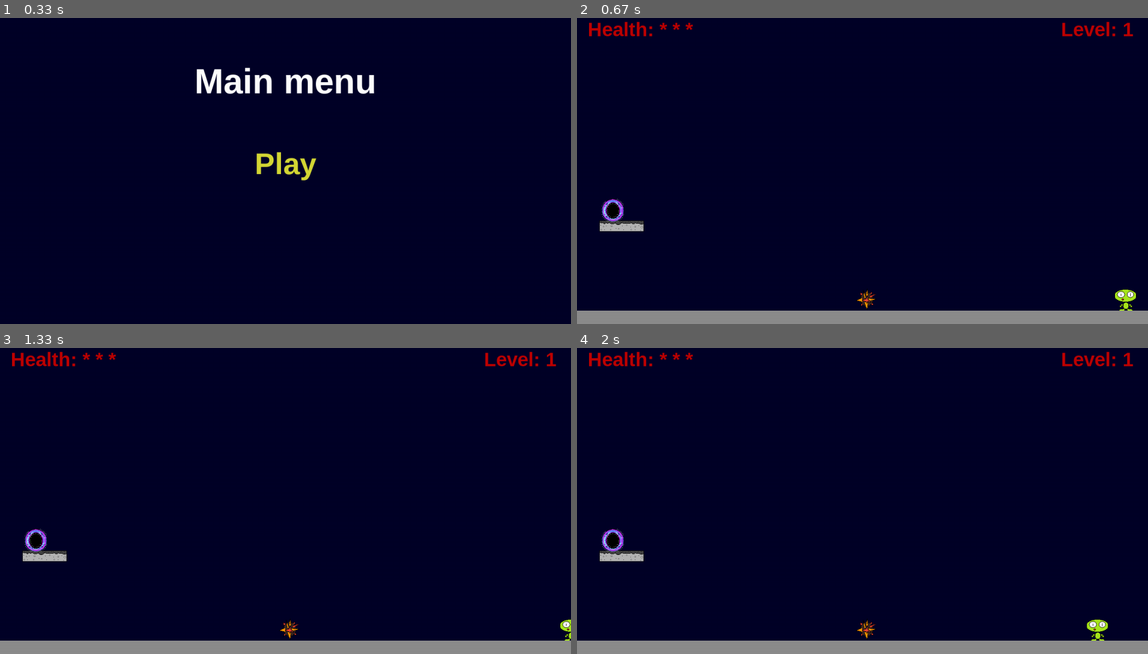
Above: before the commit, frames 1-4 (two rows, left to right).
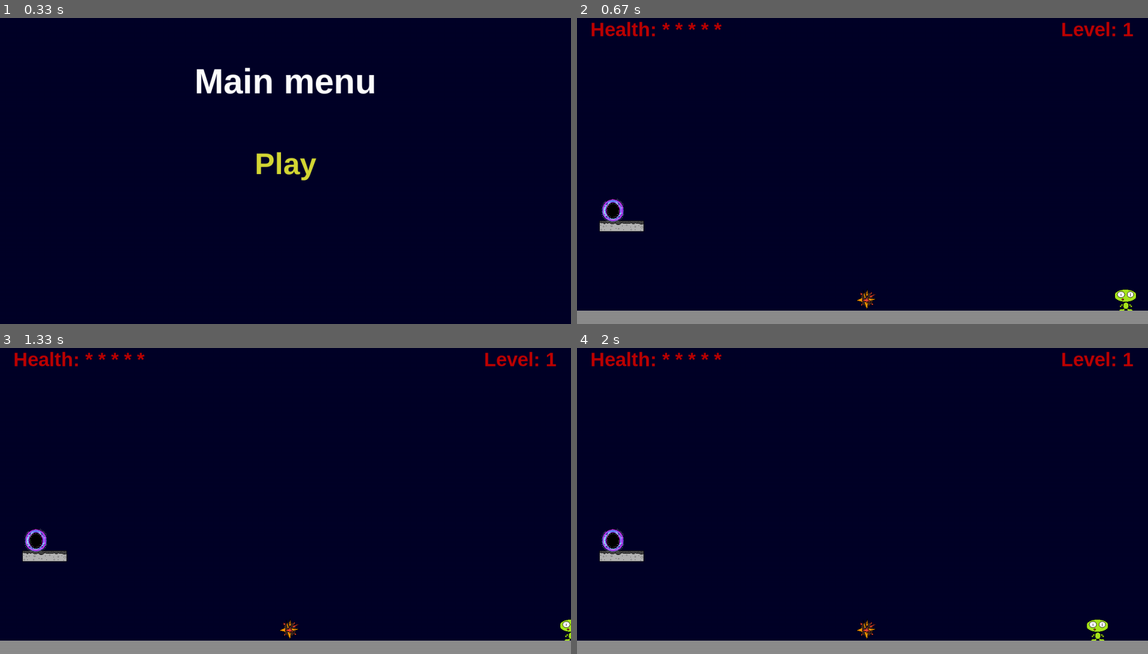
Above: after the commit, the same moments.

Repository: lapatinn/ot-harjoitustyo
Game: pygame game, started from src/main.py
The game is run twice, just before and just after one commit, with the same random seed, the same clock (stepped at 60 frames per second) and the same inputs.
Inputs (mouse positions are in pixels of both pictures, inside the frame that each line leads up to):
- Up to frame 1 (0.33 s): no input
- Up to frame 2 (0.67 s): click "Play" at 0.38 s
- Up to frame 3 (1.33 s): hold D 0.67-1.13 s; move the mouse to (262, 507) at 0.7 s
- Up to frame 4 (2 s): hold A from 1.67 s (still down)

Frame 1 is identical in both runs. In frame 2, 0.5% of the frame differs, in the area x 2-26%, y 1-7%; in frame 3, 0.5%; in frame 4, 0.5%.

Commit message:
Add function for resetting player acceleration when switching levels. Change health to be 5 instead of 3

Diff:
--- a/src/level.py
+++ b/src/level.py
@@ -101,6 +101,7 @@
                 self.level_id += 1
                 self.clear_groups()
                 self.generate()
+                self.player.reset_acc()
                 self.player.reset_pos()
                 return True
 
--- a/src/sprites/player.py
+++ b/src/sprites/player.py
@@ -37,7 +37,7 @@
         self.moveleft = False
         self.moveright = False
 
-        self.health = 3
+        self.health = 5
 
     def move(self):
         """Checks player movement direction, controls player position with acceleration."""
@@ -108,11 +108,18 @@
         self.pos = Vec((SCREEN_WIDTH - self.rect.width,
                        SCREEN_HEIGHT - 30))
 
+    def reset_acc(self):
+        """Stops player when new level is loaded"""
+
+        self.vel = Vec(0, 0)
+        self.acc = Vec(0, 0)
+
     def get_health_str(self):
         """Returns player health.
 
         Returns:
             Player health as string of *'s."""
+
         string = f"Health: {self.health * "* "}"
         return string
 
